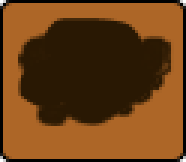
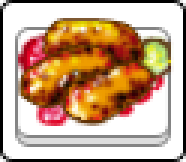
Layers edited between the first and the second 186x162 image:
hid group "grillet-meat-empty" (2 layers) over box(0, 0, 186, 162)
added layer "Фигура 5 (копия) 2" in group "grillet-meat-" over box(15, 27, 171, 138)
painted on "Фигура 5 (копия)" over box(15, 27, 171, 147)
